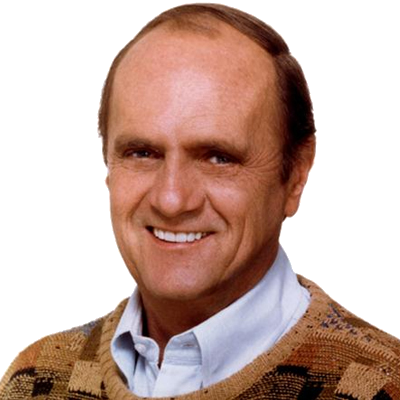
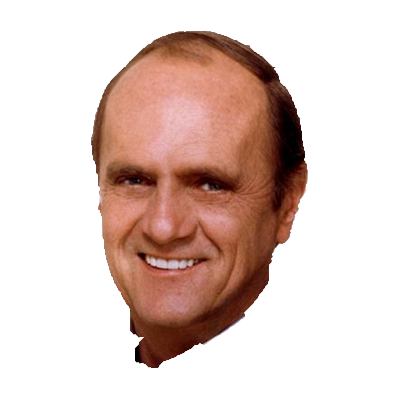
The second 400×400 image is a revision of the first. Changes to its layers:
removed layer "foreground" over [0, 2, 400, 400]
renamed "background" to "logo", painted on it over [91, 31, 308, 368]
